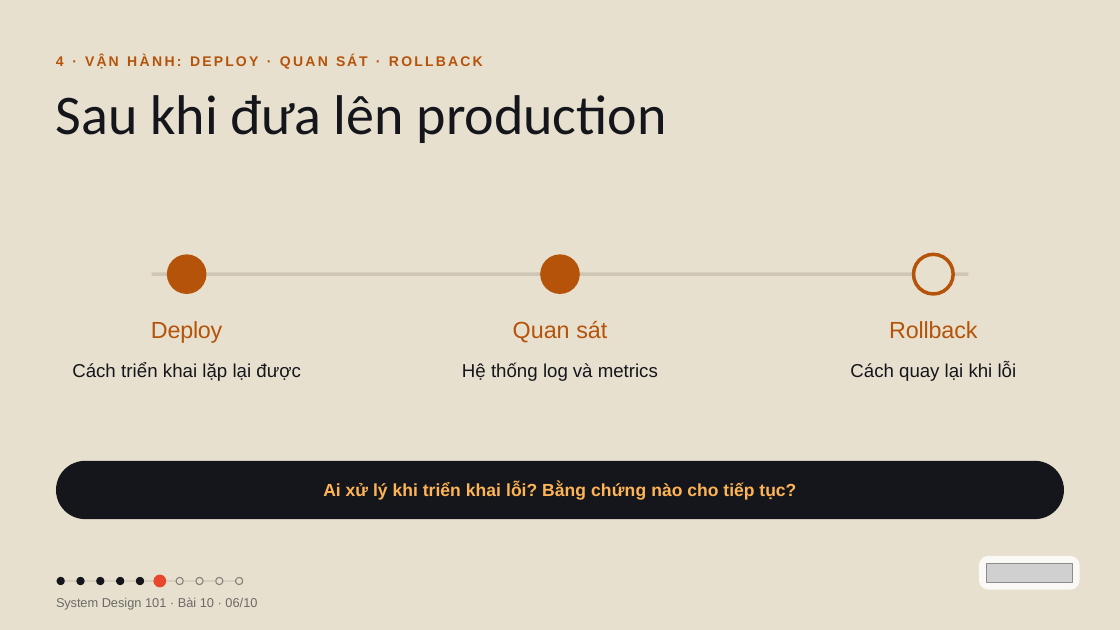
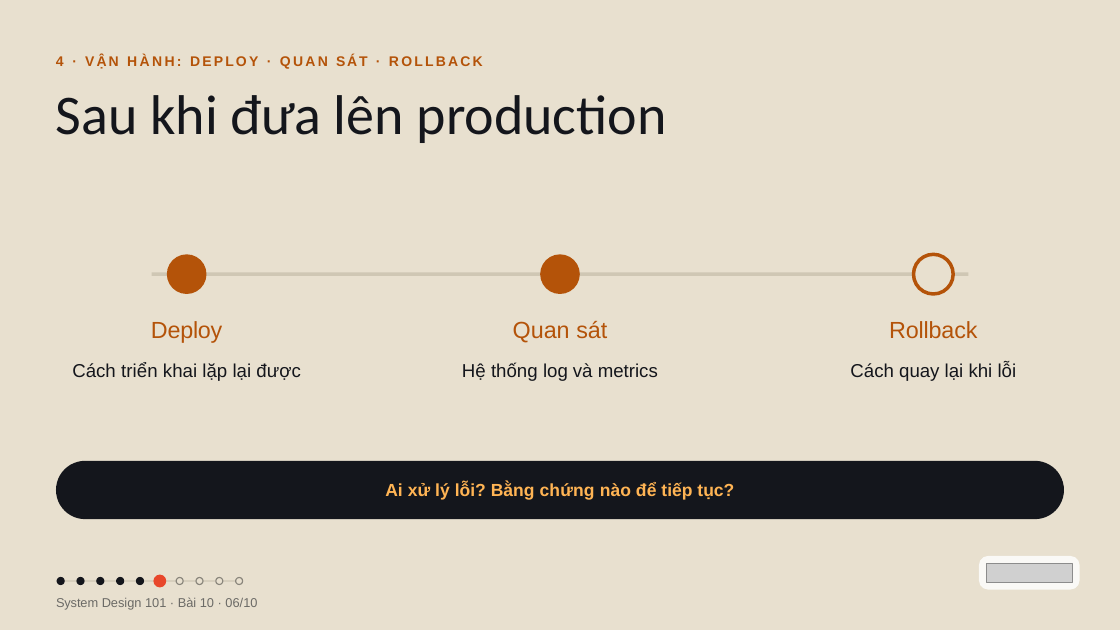
Before and after one commit to vohoailinh90/tool-marketing-studio, a slide deck: slide 6 of system-design-101/vi/lessons/sd-09-010/slides/sd-09-010.pptx. Drawn at 1120x630 pixels with LibreOffice and Linux fonts; fonts in the diff are those of the drawing; grey boxes stand for pictures. Boxes give left, top, right and bottom in pixels: in the first picture for what was removed or moved away, otherwise in the second. Text is boxed around its words. In the diff, an @@ line names an element or a change of style, - is before the commit and + after.

```diff
--- a/system-design-101/vi/lessons/sd-09-010/slides/sd-09-010.pptx
+++ b/system-design-101/vi/lessons/sd-09-010/slides/sd-09-010.pptx
@@ text in rounded rectangle at (385, 483, 734, 500): text changed @@
-Ai xử lý khi triển khai lỗi? Bằng chứng nào cho tiếp tục?
+Ai xử lý lỗi? Bằng chứng nào để tiếp tục?
```
Also in this commit, not shown: 6 other slides changed, 1 other file.
